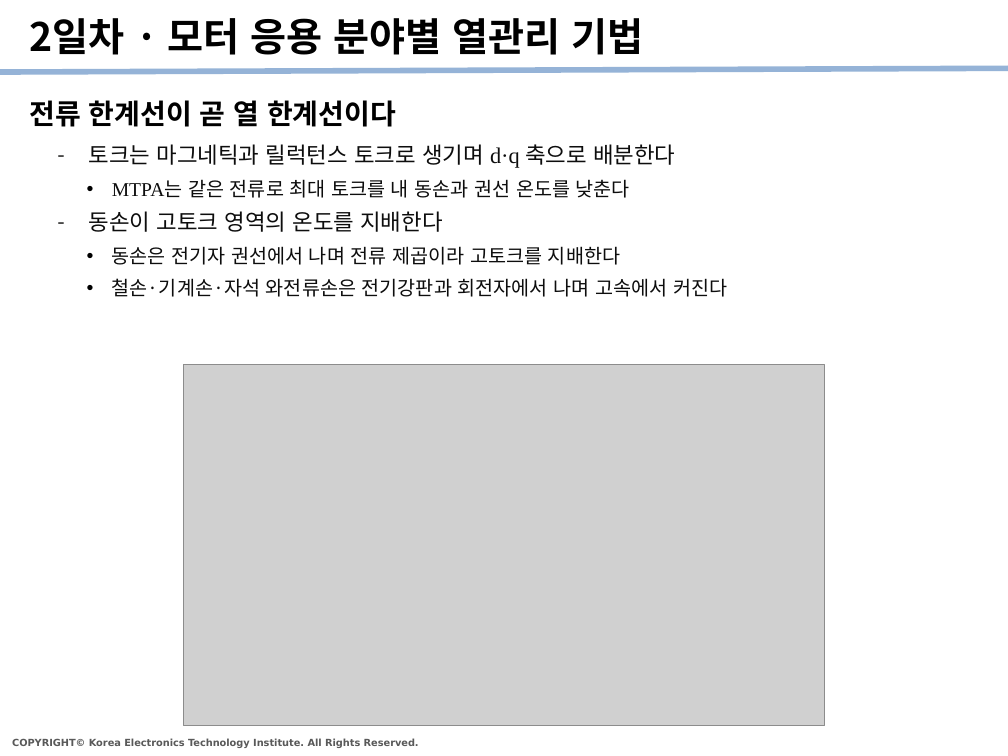
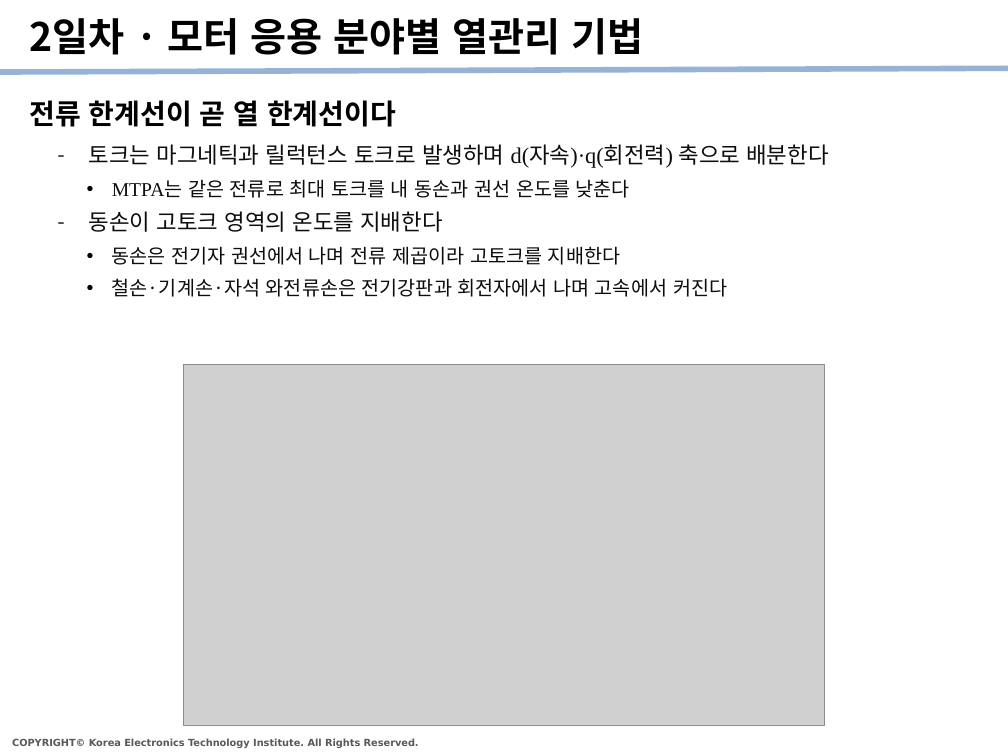
Before and after one commit to kybeen0521/PHM_Edu, a slide deck: slide 11 of Templates/PHM강좌_수강정리_v1.pptx. Drawn at 1008x756 pixels with LibreOffice and Linux fonts; fonts in the diff are those of the drawing; grey boxes stand for pictures. Boxes give left, top, right and bottom in pixels: in the first picture for what was removed or moved away, otherwise in the second. Text is boxed around its words. In the diff, an @@ line names an element or a change of style, - is before the commit and + after.

```diff
--- a/Templates/PHM강좌_수강정리_v1.pptx
+++ b/Templates/PHM강좌_수강정리_v1.pptx
@@ text at (89, 144, 828, 168): text changed @@
-  – 토크는 마그네틱과 릴럭턴스 토크로 생기며 d·q 축으로 배분한다
+  – 토크는 마그네틱과 릴럭턴스 토크로 발생하며 d(자속)·q(회전력) 축으로 배분한다
```
Also in this commit, not shown: 5 other slides changed.
